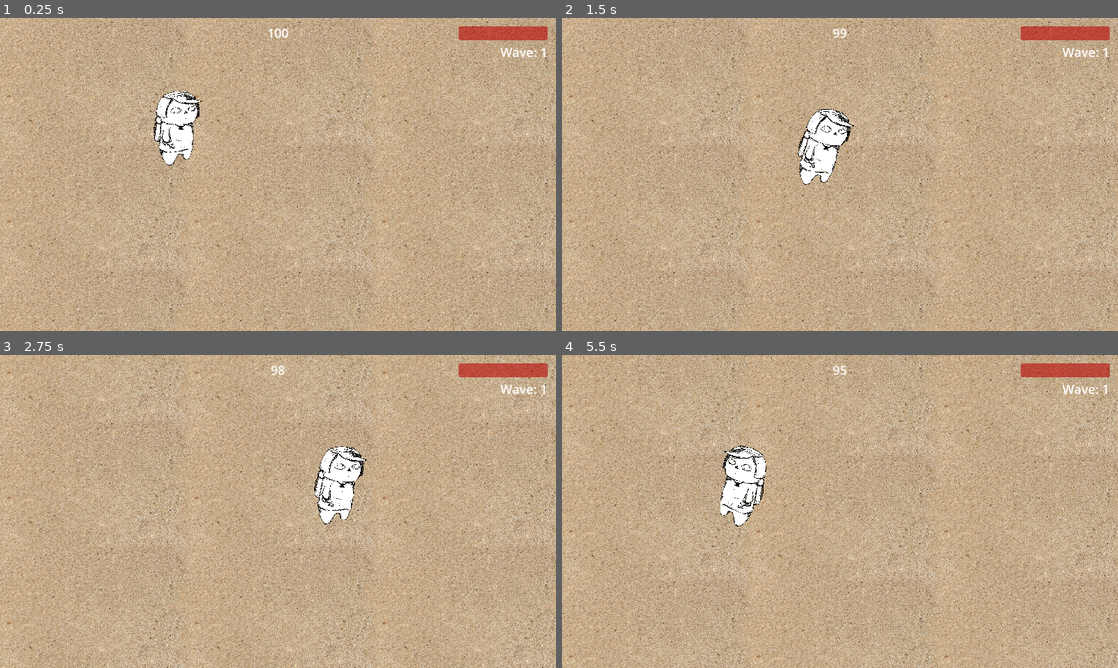
Above: before the commit, frames 1-4 (two rows, left to right).
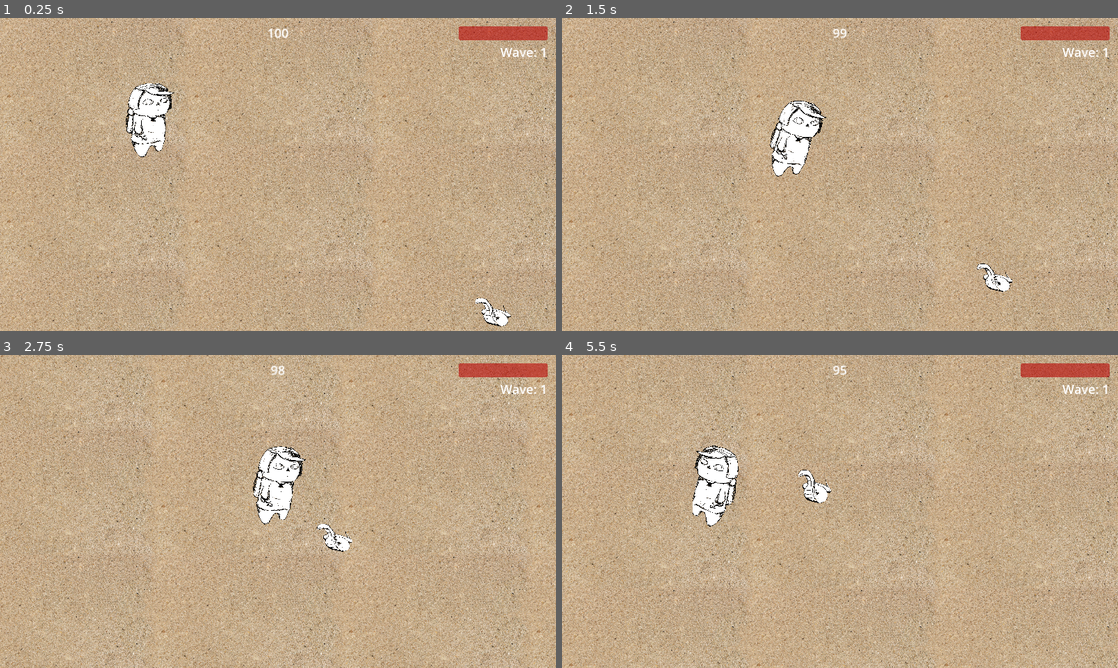
Above: after the commit, the same moments.

Repository: badzianga/johnnys-bazaar-adventure
Game: Godot game, scene res://Scenes/World/test_world.tscn
Same seed, same stepped clock (60 frames per second), same inputs: the game is played once before the commit and once after it.
Inputs:
- Up to frame 1 (0.25 s): no input
- Up to frame 2 (1.5 s): hold D (right) 0.53-1.28 s; tap Space (accept) at 0.6, 1.35 s; hold S (down) from 1.28 s (still down)
- Up to frame 3 (2.75 s): release S (down) at 2.03 s; hold D (right) from 2.03 s (still down); tap Space (accept) at 2.1 s
- Up to frame 4 (5.5 s): release D (right) at 2.78 s; hold W (up) 2.78-3.53 s; tap Space (accept) every 0.75 s from 2.85 to 5.1 s; hold A (left) 3.53-5.03 s; hold S (down) from 5.03 s (still down)

The runs differ from the first frame. In frame 1, 2.7% of the frame differs, in the area x 22-92%, y 20-99%; in frame 2, 2.9%; in frame 3, 46%, in the area x 0-100%, y 0-100%; in frame 4, 45%.

Commit message:
Added enemy components and snake enemy

Diff:
--- a/Scenes/DialogueSystem/dialogue_system.tscn
+++ b/Scenes/DialogueSystem/dialogue_system.tscn
@@ -2,6 +2,21 @@
 
 [ext_resource type="Script" path="res://Scenes/DialogueSystem/dialogue_system.gd" id="1_430ix"]
 [ext_resource type="Texture2D" uid="uid://wc7xyco7ccd2" path="res://Assets/Player/player.png" id="1_ceq13"]
+
+[sub_resource type="Animation" id="Animation_pnfj1"]
+length = 0.001
+tracks/0/type = "value"
+tracks/0/imported = false
+tracks/0/enabled = true
+tracks/0/path = NodePath(".:position")
+tracks/0/interp = 1
+tracks/0/loop_wrap = true
+tracks/0/keys = {
+"times": PackedFloat32Array(0),
+"transitions": PackedFloat32Array(1),
+"update": 0,
+"values": [Vector2(956, 140)]
+}
 
 [sub_resource type="Animation" id="Animation_t7bfj"]
 resource_name = "move"
@@ -18,21 +33,6 @@
 "transitions": PackedFloat32Array(1, 1),
 "update": 0,
 "values": [Vector2(956, 140), Vector2(956, 160)]
-}
-
-[sub_resource type="Animation" id="Animation_pnfj1"]
-length = 0.001
-tracks/0/type = "value"
-tracks/0/imported = false
-tracks/0/enabled = true
-tracks/0/path = NodePath(".:position")
-tracks/0/interp = 1
-tracks/0/loop_wrap = true
-tracks/0/keys = {
-"times": PackedFloat32Array(0),
-"transitions": PackedFloat32Array(1),
-"update": 0,
-"values": [Vector2(956, 140)]
 }
 
 [sub_resource type="AnimationLibrary" id="AnimationLibrary_74lae"]
--- /dev/null
+++ b/Scenes/Enemies/enemy.gd
@@ -0,0 +1,29 @@
+extends CharacterBody2D
+
+
+@onready var _sprite := $Sprite
+@onready var _velocity_component := $VelocityComponent as VelocityComponent
+@onready var _health_component := $HealthComponent as HealthComponent
+@onready var _animation_player: AnimationPlayer = $Sprite/AnimationPlayer
+
+
+func _ready() -> void:
+	_health_component.health_depleted.connect(_on_health_changed)
+
+
+func _physics_process(_delta: float) -> void:
+	_velocity_component.move(self)
+	_handle_animation()
+
+
+func _handle_animation() -> void:
+	if _velocity_component.direction.x < 0:
+		_sprite.flip_h = true
+		_animation_player.play("walk_left")
+	else:
+		_sprite.flip_h = false
+		_animation_player.play("walk_right")
+
+
+func _on_health_changed() -> void:
+	queue_free()
--- /dev/null
+++ b/Scenes/Enemies/snake.tscn
@@ -0,0 +1,190 @@
+[gd_scene load_steps=14 format=3 uid="uid://dwc0fyvxk8ev"]
+
+[ext_resource type="Script" path="res://Scenes/Enemies/enemy.gd" id="1_e67iu"]
+[ext_resource type="Texture2D" uid="uid://c1gnaq2a5ofm0" path="res://Assets/Player/snake.png" id="1_s70oq"]
+[ext_resource type="PackedScene" uid="uid://dix3ti8a5xl3s" path="res://Scenes/EnemyComponents/health_component.tscn" id="2_oc54c"]
+[ext_resource type="PackedScene" uid="uid://et20dn5wcy5r" path="res://Scenes/EnemyComponents/hurtbox.tscn" id="2_ym083"]
+[ext_resource type="PackedScene" uid="uid://bxjc0fqwygd20" path="res://Scenes/EnemyComponents/hitbox.tscn" id="3_onc6u"]
+[ext_resource type="PackedScene" uid="uid://c3cnagatm70qu" path="res://Scenes/EnemyComponents/velocity_component.tscn" id="4_ln5kb"]
+
+[sub_resource type="Animation" id="Animation_nkjor"]
+length = 0.001
+tracks/0/type = "value"
+tracks/0/imported = false
+tracks/0/enabled = true
+tracks/0/path = NodePath("Sprite:position")
+tracks/0/interp = 1
+tracks/0/loop_wrap = true
+tracks/0/keys = {
+"times": PackedFloat32Array(0),
+"transitions": PackedFloat32Array(1),
+"update": 0,
+"values": [Vector2(0, -24)]
+}
+tracks/1/type = "value"
+tracks/1/imported = false
+tracks/1/enabled = true
+tracks/1/path = NodePath("Sprite:scale")
+tracks/1/interp = 1
+tracks/1/loop_wrap = true
+tracks/1/keys = {
+"times": PackedFloat32Array(0),
+"transitions": PackedFloat32Array(1),
+"update": 0,
+"values": [Vector2(0.125, 0.125)]
+}
+tracks/2/type = "value"
+tracks/2/imported = false
+tracks/2/enabled = true
+tracks/2/path = NodePath("Sprite:skew")
+tracks/2/interp = 1
+tracks/2/loop_wrap = true
+tracks/2/keys = {
+"times": PackedFloat32Array(0),
+"transitions": PackedFloat32Array(1),
+"update": 0,
+"values": [0.0]
+}
+
+[sub_resource type="Animation" id="Animation_nlywe"]
+resource_name = "walk_left"
+length = 0.6
+loop_mode = 1
+tracks/0/type = "value"
+tracks/0/imported = false
+tracks/0/enabled = true
+tracks/0/path = NodePath("Sprite:position")
+tracks/0/interp = 1
+tracks/0/loop_wrap = true
+tracks/0/keys = {
+"times": PackedFloat32Array(0, 0.3),
+"transitions": PackedFloat32Array(1, 1),
+"update": 0,
+"values": [Vector2(0, -24), Vector2(0, -14)]
+}
+tracks/1/type = "value"
+tracks/1/imported = false
+tracks/1/enabled = true
+tracks/1/path = NodePath("Sprite:scale")
+tracks/1/interp = 1
+tracks/1/loop_wrap = true
+tracks/1/keys = {
+"times": PackedFloat32Array(0, 0.3),
+"transitions": PackedFloat32Array(1, 1),
+"update": 0,
+"values": [Vector2(0.125, 0.125), Vector2(0.125, 0.1)]
+}
+tracks/2/type = "value"
+tracks/2/imported = false
+tracks/2/enabled = true
+tracks/2/path = NodePath("Sprite:skew")
+tracks/2/interp = 1
+tracks/2/loop_wrap = true
+tracks/2/keys = {
+"times": PackedFloat32Array(0, 0.2),
+"transitions": PackedFloat32Array(1, 1),
+"update": 0,
+"values": [0.0, -0.261799]
+}
+
+[sub_resource type="Animation" id="Animation_guic1"]
+resource_name = "walk_right"
+length = 0.6
+loop_mode = 1
+tracks/0/type = "value"
+tracks/0/imported = false
+tracks/0/enabled = true
+tracks/0/path = NodePath("Sprite:position")
+tracks/0/interp = 1
+tracks/0/loop_wrap = true
+tracks/0/keys = {
+"times": PackedFloat32Array(0, 0.3),
+"transitions": PackedFloat32Array(1, 1),
+"update": 0,
+"values": [Vector2(0, -24), Vector2(0, -14)]
+}
+tracks/1/type = "value"
+tracks/1/imported = false
+tracks/1/enabled = true
+tracks/1/path = NodePath("Sprite:scale")
+tracks/1/interp = 1
+tracks/1/loop_wrap = true
+tracks/1/keys = {
+"times": PackedFloat32Array(0, 0.3),
+"transitions": PackedFloat32Array(1, 1),
+"update": 0,
+"values": [Vector2(0.125, 0.125), Vector2(0.125, 0.1)]
+}
+tracks/2/type = "value"
+tracks/2/imported = false
+tracks/2/enabled = true
+tracks/2/path = NodePath("Sprite:skew")
+tracks/2/interp = 1
+tracks/2/loop_wrap = true
+tracks/2/keys = {
+"times": PackedFloat32Array(0, 0.2),
+"transitions": PackedFloat32Array(1, 1),
+"update": 0,
+"values": [0.0, 0.261799]
+}
+
+[sub_resource type="AnimationLibrary" id="AnimationLibrary_f1rlc"]
+_data = {
+"RESET": SubResource("Animation_nkjor"),
+"walk_left": SubResource("Animation_nlywe"),
+"walk_right": SubResource("Animation_guic1")
+}
+
+[sub_resource type="CapsuleShape2D" id="CapsuleShape2D_gvkd3"]
+radius = 24.0
+height = 74.0
+
+[sub_resource type="CapsuleShape2D" id="CapsuleShape2D_1up2b"]
+radius = 25.0
+height = 74.0
+
+[sub_resource type="CapsuleShape2D" id="CapsuleShape2D_3tvf2"]
+radius = 26.0
+height = 78.0
+
+[node name="Snake" type="CharacterBody2D"]
+motion_mode = 1
+script = ExtResource("1_e67iu")
+
+[node name="Sprite" type="Sprite2D" parent="."]
+position = Vector2(0, -24)
+scale = Vector2(0.125, 0.125)
+texture = ExtResource("1_s70oq")
+
+[node name="AnimationPlayer" type="AnimationPlayer" parent="Sprite"]
+root_node = NodePath("../..")
+libraries = {
+"": SubResource("AnimationLibrary_f1rlc")
+}
+
+[node name="CollisionShape" type="CollisionShape2D" parent="."]
+position = Vector2(0, 2)
+rotation = 1.5708
+shape = SubResource("CapsuleShape2D_gvkd3")
+
+[node name="HealthComponent" parent="." instance=ExtResource("2_oc54c")]
+
+[node name="VelocityComponent" parent="." instance=ExtResource("4_ln5kb")]
+_speed = 160.0
+
+[node name="Hurtbox" parent="." node_paths=PackedStringArray("health_component", "collision_shape") instance=ExtResource("2_ym083")]
+health_component = NodePath("../HealthComponent")
+collision_shape = NodePath("CollisionShape")
+
+[node name="CollisionShape" type="CollisionShape2D" parent="Hurtbox"]
+position = Vector2(0, 1)
+rotation = 1.5708
+shape = SubResource("CapsuleShape2D_1up2b")
+
+[node name="Hitbox" parent="." instance=ExtResource("3_onc6u")]
+
+[node name="CollisionShape" type="CollisionShape2D" parent="Hitbox"]
+position = Vector2(0, 2)
+rotation = 1.5708
+shape = SubResource("CapsuleShape2D_3tvf2")
+debug_color = Color(1, 0, 0.109804, 0.419608)
--- /dev/null
+++ b/Scenes/EnemyComponents/health_component.gd
@@ -0,0 +1,21 @@
+class_name HealthComponent
+extends Node
+
+
+signal health_changed
+signal health_depleted
+
+@export var max_health := 10
+
+var health: int
+
+
+func _ready() -> void:
+	health = max_health
+
+
+func apply_damage(amount: int) -> void:
+	health -= amount
+	health_changed.emit()
+	if health <= 0:
+		health_depleted.emit()
--- /dev/null
+++ b/Scenes/EnemyComponents/health_component.tscn
@@ -0,0 +1,6 @@
+[gd_scene load_steps=2 format=3 uid="uid://dix3ti8a5xl3s"]
+
+[ext_resource type="Script" path="res://Scenes/EnemyComponents/health_component.gd" id="1_vixei"]
+
+[node name="HealthComponent" type="Node"]
+script = ExtResource("1_vixei")
--- /dev/null
+++ b/Scenes/EnemyComponents/hitbox.gd
@@ -0,0 +1,5 @@
+class_name Hitbox
+extends Area2D
+
+
+@export var damage := 1
--- /dev/null
+++ b/Scenes/EnemyComponents/hitbox.tscn
@@ -0,0 +1,8 @@
+[gd_scene load_steps=2 format=3 uid="uid://bxjc0fqwygd20"]
+
+[ext_resource type="Script" path="res://Scenes/EnemyComponents/hitbox.gd" id="1_g7qqx"]
+
+[node name="Hitbox" type="Area2D"]
+collision_layer = 16
+collision_mask = 2
+script = ExtResource("1_g7qqx")
--- /dev/null
+++ b/Scenes/EnemyComponents/hurtbox.gd
@@ -0,0 +1,10 @@
+class_name Hurtbox
+extends Area2D
+
+
+@export var health_component: HealthComponent
+@export var collision_shape: CollisionShape2D
+
+
+func _on_area_entered(hitbox: Hitbox) -> void:
+	health_component.apply_damage(hitbox.damage)
--- /dev/null
+++ b/Scenes/EnemyComponents/hurtbox.tscn
@@ -0,0 +1,10 @@
+[gd_scene load_steps=2 format=3 uid="uid://et20dn5wcy5r"]
+
+[ext_resource type="Script" path="res://Scenes/EnemyComponents/hurtbox.gd" id="1_e5l33"]
+
+[node name="Hurtbox" type="Area2D"]
+collision_layer = 8
+collision_mask = 4
+script = ExtResource("1_e5l33")
+
+[connection signal="area_entered" from="." to="." method="_on_area_entered"]
--- /dev/null
+++ b/Scenes/EnemyComponents/velocity_component.gd
@@ -0,0 +1,14 @@
+class_name VelocityComponent
+extends Node2D
+
+
+@export var _speed := 100.0
+
+var direction := Vector2.ZERO
+
+
+func move(body: CharacterBody2D) -> void:
+	direction = global_position.direction_to(GameController.player.global_position)
+	body.velocity = direction * _speed
+
+	body.move_and_slide()
--- /dev/null
+++ b/Scenes/EnemyComponents/velocity_component.tscn
@@ -0,0 +1,6 @@
+[gd_scene load_steps=2 format=3 uid="uid://c3cnagatm70qu"]
+
+[ext_resource type="Script" path="res://Scenes/EnemyComponents/velocity_component.gd" id="1_0y1gg"]
+
+[node name="VelocityComponent" type="Node2D"]
+script = ExtResource("1_0y1gg")
--- a/Scenes/Player/player.gd
+++ b/Scenes/Player/player.gd
@@ -39,7 +39,7 @@
 
 	if direction.x == 0:
 		return
-	sprite.flip_h = direction.x < 0
+	sprite.flip_h = (direction.x < 0)
 
 
 func _play_animation(anim_name: String) -> void:
--- a/Scenes/Player/player.tscn
+++ b/Scenes/Player/player.tscn
@@ -42,23 +42,6 @@
 "values": [Vector2(0.25, 0.25)]
 }
 
-[sub_resource type="Animation" id="Animation_yx37o"]
-resource_name = "walk"
-length = 0.4
-loop_mode = 1
-tracks/0/type = "value"
-tracks/0/imported = false
-tracks/0/enabled = true
-tracks/0/path = NodePath("Sprite2D:rotation")
-tracks/0/interp = 1
-tracks/0/loop_wrap = true
-tracks/0/keys = {
-"times": PackedFloat32Array(0, 0.1, 0.2, 0.3),
-"transitions": PackedFloat32Array(1, 1, 1, 1),
-"update": 0,
-"values": [0.0, 0.261799, 0.0, -0.261799]
-}
-
 [sub_resource type="Animation" id="Animation_qy64q"]
 resource_name = "idle"
 length = 0.6
@@ -88,6 +71,23 @@
 "values": [Vector2(0.25, 0.25), Vector2(0.25, 0.225)]
 }
 
+[sub_resource type="Animation" id="Animation_yx37o"]
+resource_name = "walk"
+length = 0.4
+loop_mode = 1
+tracks/0/type = "value"
+tracks/0/imported = false
+tracks/0/enabled = true
+tracks/0/path = NodePath("Sprite2D:rotation")
+tracks/0/interp = 1
+tracks/0/loop_wrap = true
+tracks/0/keys = {
+"times": PackedFloat32Array(0, 0.1, 0.2, 0.3),
+"transitions": PackedFloat32Array(1, 1, 1, 1),
+"update": 0,
+"values": [0.0, 0.261799, 0.0, -0.261799]
+}
+
 [sub_resource type="AnimationLibrary" id="AnimationLibrary_gue3i"]
 _data = {
 "RESET": SubResource("Animation_3msth"),
@@ -113,7 +113,6 @@
 
 [node name="AnimationPlayer" type="AnimationPlayer" parent="Sprite2D"]
 root_node = NodePath("../..")
-autoplay = "walk"
 libraries = {
 "": SubResource("AnimationLibrary_gue3i")
 }
--- a/Scenes/World/test_world.tscn
+++ b/Scenes/World/test_world.tscn
@@ -1,8 +1,9 @@
-[gd_scene load_steps=8 format=3 uid="uid://ug4c1x711rn5"]
+[gd_scene load_steps=9 format=3 uid="uid://ug4c1x711rn5"]
 
 [ext_resource type="Texture2D" uid="uid://doti2i6wt6280" path="res://Assets/Environment/sand.jpg" id="1_bdb67"]
 [ext_resource type="PackedScene" uid="uid://c6v03feqk1tb3" path="res://Scenes/Player/player.tscn" id="2_3cp8h"]
 [ext_resource type="PackedScene" uid="uid://dw68x47bbd258" path="res://Scenes/Player/player_camera.tscn" id="3_jiv1g"]
+[ext_resource type="PackedScene" uid="uid://dwc0fyvxk8ev" path="res://Scenes/Enemies/snake.tscn" id="4_n4gcb"]
 
 [sub_resource type="WorldBoundaryShape2D" id="WorldBoundaryShape2D_affgf"]
 normal = Vector2(1, 0)
@@ -27,11 +28,11 @@
 shape = SubResource("WorldBoundaryShape2D_x1bao")
 
 [node name="BottomRightX" type="CollisionShape2D" parent="WorldBoundaries"]
-position = Vector2(1600, 1152)
+position = Vector2(2496, 2496)
 shape = SubResource("WorldBoundaryShape2D_6ytfk")
 
 [node name="BottomRightY" type="CollisionShape2D" parent="WorldBoundaries"]
-position = Vector2(1600, 1152)
+position = Vector2(2496, 2496)
 shape = SubResource("WorldBoundaryShape2D_wbn7u")
 
 [node name="Sand" type="Sprite2D" parent="."]
@@ -39,15 +40,18 @@
 texture = ExtResource("1_bdb67")
 centered = false
 region_enabled = true
-region_rect = Rect2(0, 0, 1600, 1152)
+region_rect = Rect2(0, 0, 2500, 2500)
 
 [node name="Player" parent="." instance=ExtResource("2_3cp8h")]
-position = Vector2(512, 384)
+position = Vector2(432, 360)
 
 [node name="PlayerCamera" parent="Player" instance=ExtResource("3_jiv1g")]
 texture_filter = 6
 
 [node name="BottomRight" parent="Player/PlayerCamera/Positions" index="1"]
-position = Vector2(1600, 1152)
+position = Vector2(2496, 2496)
+
+[node name="Snake" parent="." instance=ExtResource("4_n4gcb")]
+position = Vector2(1456, 880)
 
 [editable path="Player/PlayerCamera"]
